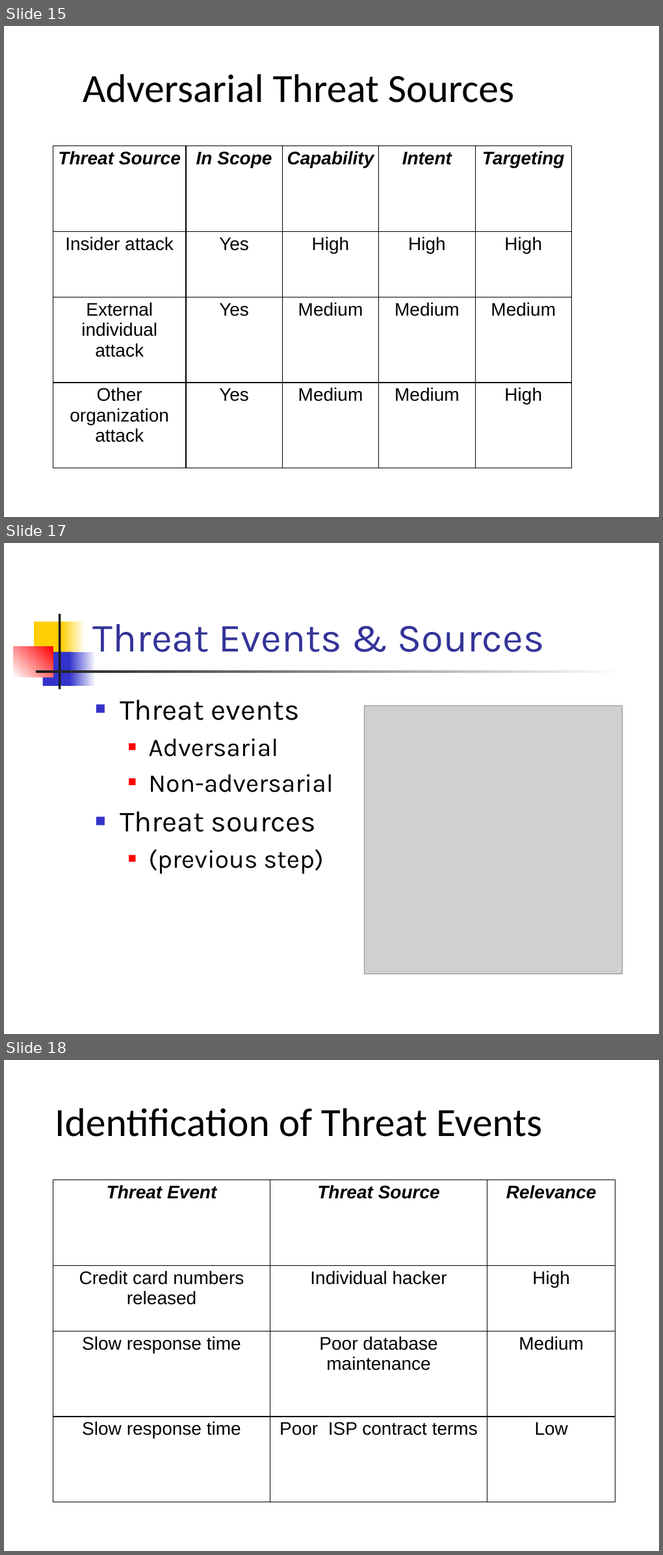
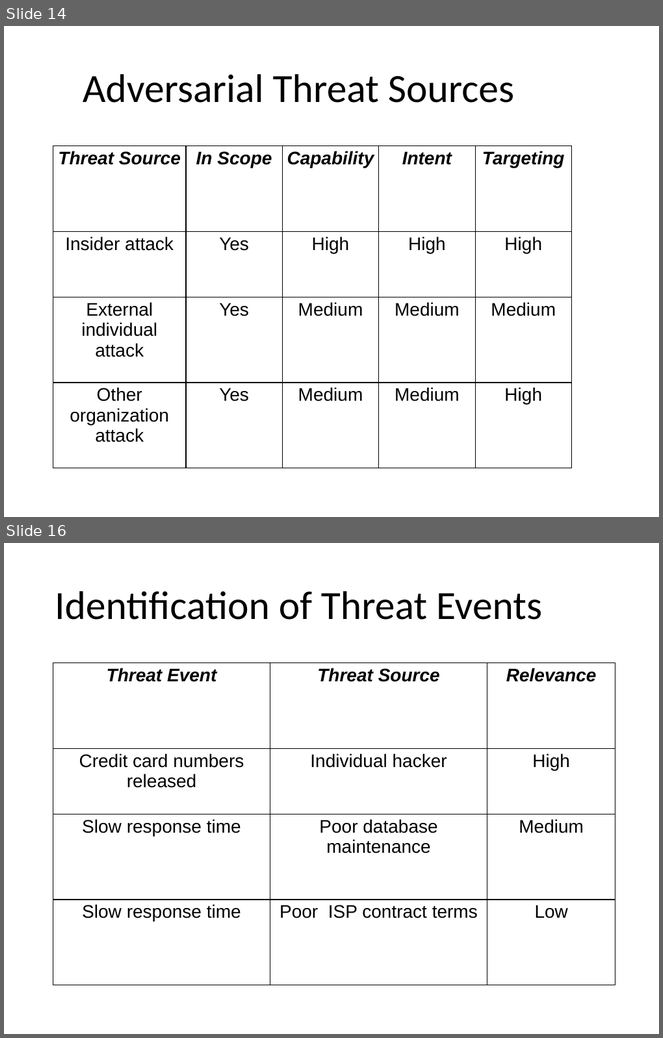
Before and after one commit to el-ahrairah/Risky_NIST, a slide deck: Risky NIST ecommerce.pptx. Shown one above the other, each under a label of ours: slides 15, 17 and 18 before the commit, slides 14 and 16 after it; the slides between them are not shown. The pictures are 663x1555 and 663x1038 pixels, drawn with LibreOffice and Linux fonts; fonts in the diff are those of the drawing; grey boxes stand for pictures. Boxes give left, top, right and bottom in pixels: in the first picture for what was removed or moved away, otherwise in the second. Text is boxed around its words. In the diff, an @@ line names an element or a change of style, - is before the commit and + after.

```diff
--- a/Risky NIST ecommerce.pptx
+++ b/Risky NIST ecommerce.pptx
@@ slide 17 removed at box(4, 543, 659, 1034), background #FFFFFF @@
@@ rectangle removed at box(59, 614, 61, 689) @@
@@ rectangle removed at box(34, 622, 66, 655) @@
@@ rectangle removed at box(62, 622, 85, 655) @@
@@ title removed at box(93, 624, 545, 652) @@
-Threat Events & Sources
@@ rectangle removed at box(13, 646, 53, 677) @@
@@ rectangle removed at box(42, 652, 73, 686) @@
@@ rectangle removed at box(70, 652, 96, 686) @@
@@ rectangle removed at box(35, 671, 625, 673) @@
@@ text removed at box(120, 700, 334, 875) @@
-■ Threat events
-  ■ Adversarial
-  ■ Non-adversarial
-■ Threat sources
-  ■ (previous step)
@@ picture removed at box(364, 706, 623, 974) @@
@@ what was slide 15 is now slide 14 @@
@@ what was slide 18 is now slide 16 @@
```
Also in this commit, not shown: 9 slides changed, 1 slide added, 2 other slides removed.
